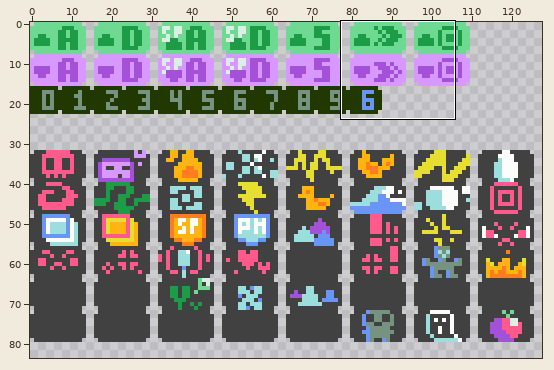
Two states of a pixel-art file, graphics/battle_interface/Icons_status.ase. The first picture is a wide view before the edit; the outline marks the close-up.
Close-up. Before the commit:
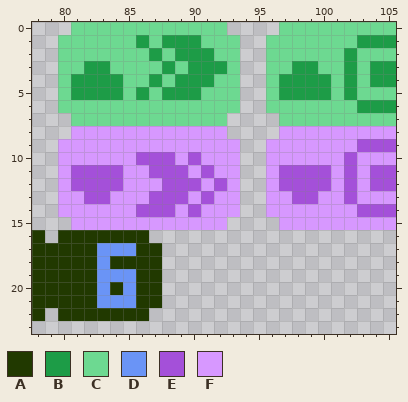
128x160 pixels, 1 frame. Shown: x 78..105, y 0..23. The wide view leaves out empty margins.
Visible layers, top first: "letters", "bg".
Palette (. is transparent): A #213900  B #1d9c47  C #6dd991  D #6a94f6  E #a450d9  F #d798ff
Pixels before, first column x 78:
 0 ...CCCCCCCCCCCC....CCCCCCCCC
 1 ..CCCCCCBCBBBCCC..CCCCCCCBBB
 2 ..CCCCCCCBCBBBCC..CCCCCCBCCC
 3 ..CCBBCCCCBCBBBC..CCBBCCBCBB
 4 ..CBBBBCCBCBBBCC..CBBBBCBCBB
 5 ..CBBBBCBCBBBCCC..CBBBBCBCCC
 6 ..CCCCCCCCCCCCCC..CCCCCCCBBB
 7 ...CCCCCCCCCCCC....CCCCCCCCC
 8 ...FFFFFFFFFFFF....FFFFFFFFF
 9 ..FFFFFFFFFFFFFF..FFFFFFFEEE
10 ..FFFFFFEEEFEFFF..FFFFFFEFFF
11 ..FEEEEFFEEEFEFF..FEEEEFEFEE
12 ..FEEEEFFFEEEFEF..FEEEEFEFEE
13 ..FFEEFFFEEEFEFF..FFEEFFEFFF
14 ..FFFFFFEEEFEFFF..FFFFFFFEEE
15 ...FFFFFFFFFFFF....FFFFFFFFF
16 A.AAAAAAA...................
17 AAAAADDDAA..................
18 AAAAADAAAA..................
19 AAAAADDDAA..................
20 AAAAADADAA..................
21 AAAAADDDAA..................
22 A.AAAAAAA...................
The result:
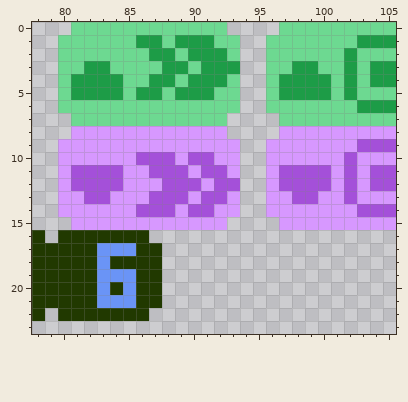
What changed:
Layer "letters":
y 1: x 87..88 CB -> BC; x 91 C -> B
y 2: x 88..89 CB -> BC; x 92 C -> B
y 3: x 89..90 CB -> BC; x 93 C -> B
y 4: x 88..89 CB -> BC; x 92 C -> B
y 5: x 87..88 CB -> BC; x 91 C -> B
y 10: x 91 F -> E
y 11: x 92 F -> E
y 12: x 93 F -> E
y 13: x 92 F -> E
y 14: x 91 F -> E
